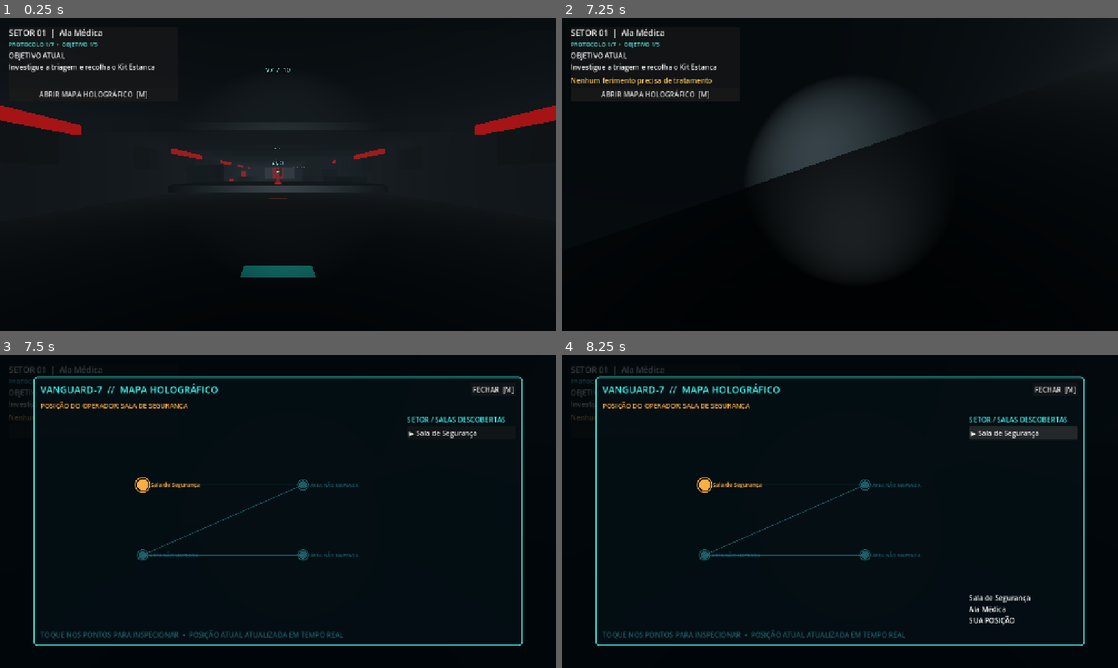
Above: before the commit, frames 1-4 (two rows, left to right).
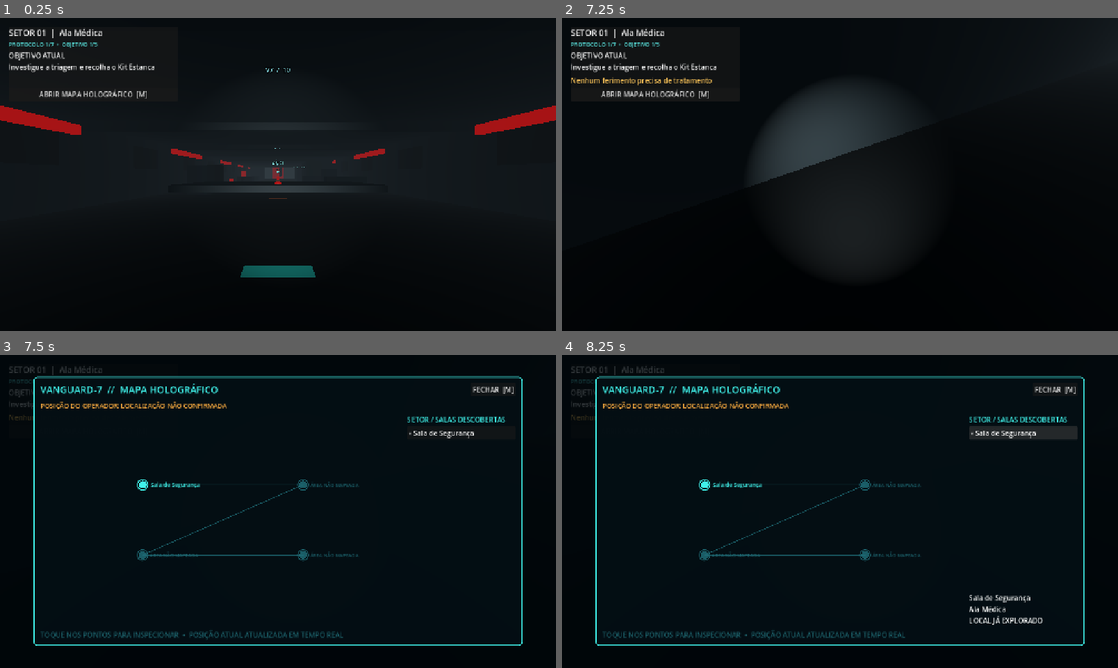
Above: after the commit, the same moments.

Repository: Dracko8891/NEWBORN
Game: Godot game, scene res://scenes/main.tscn
Same seed, same stepped clock (60 frames per second), same inputs: the game is played once before the commit and once after it.
Inputs (mouse positions are in pixels of both pictures, inside the frame that each line leads up to):
- Up to frame 1 (0.25 s): no input
- Up to frame 2 (7.25 s): click "ABRIR MAPA HOLOGRÁFICO [M]" at 0.5 s; click "FECHAR [M]" at 1.25 s; tap Enter at 2, 4.25, 5.75 s; move the mouse to (867, 174) at 2.02 s; hold C (crouch) 2.03-2.78 s; hold W (move_forward) from 2.03 s (still down); click (867, 174) at 2.17 s; move the mouse to (812, 174) at 2.77 s; tap X (dynamo) at 2.85 s; tap Space at 3.5, 5 s; move the mouse to (851, 168) at 3.52 s; hold L (flashlight) 3.53-4.28 s; move the mouse to (834, 180) at 4.27 s; tap F (interact) at 4.35 s; click (834, 180) at 4.42 s; move the mouse to (878, 177) at 5.02 s; hold Shift (sprint) 5.03-5.78 s; move the mouse to (795, 171) at 5.77 s; tap B (use_battery) at 5.85 s; move the mouse to (845, 174) at 6.52 s; hold H (use_medical) from 6.53 s (still down); click (845, 174) at 6.67 s
- Up to frame 3 (7.5 s): move the mouse to (255, 505) at 7.27 s; release W (move_forward) at 7.28 s; release H (use_medical) at 7.28 s; hold D (move_right) from 7.28 s (still down); tap M at 7.35 s
- Up to frame 4 (8.25 s): release D (move_right) at 8 s; click "▶ Sala de Segurança" (after the commit: "• Sala de Segurança") at 8 s

Frames 1-2 are identical in both runs. In frame 3, 0.6% of the frame differs, in the area x 21-86%, y 14-44%; in frame 4, 0.8%, in the area x 21-87%, y 14-87%.

Commit message:
Clear stale room location when player exits marker

Diff:
--- a/scripts/world_room_marker.gd
+++ b/scripts/world_room_marker.gd
@@ -7,13 +7,31 @@
 	monitoring = true
 	monitorable = false
 	body_entered.connect(_on_body_entered)
+	body_exited.connect(_on_body_exited)
 
 func _on_body_entered(body: Node3D) -> void:
-	if not (body is CharacterBody3D) or body.name != "Player":
+	if not _is_player(body):
 		return
 	GameState.puzzle_flags["map_current_room_id"] = room_id
 	GameState.puzzle_flags["map_current_room_name"] = room_name
+	GameState.puzzle_flags["map_current_room_marker_id"] = get_instance_id()
 	GameState.puzzle_flags["map_discovered_rooms"] = _mark_discovered(GameState.puzzle_flags.get("map_discovered_rooms", {}))
+	_save_map_state()
+
+func _on_body_exited(body: Node3D) -> void:
+	if not _is_player(body):
+		return
+	if int(GameState.puzzle_flags.get("map_current_room_marker_id", -1)) != get_instance_id():
+		return
+	GameState.puzzle_flags["map_current_room_id"] = ""
+	GameState.puzzle_flags["map_current_room_name"] = "LOCALIZAÇÃO NÃO CONFIRMADA"
+	GameState.puzzle_flags.erase("map_current_room_marker_id")
+	_save_map_state()
+
+func _is_player(body: Node3D) -> bool:
+	return body is CharacterBody3D and body.name == "Player"
+
+func _save_map_state() -> void:
 	if GameState.has_method("save_game"):
 		GameState.save_game()
 
